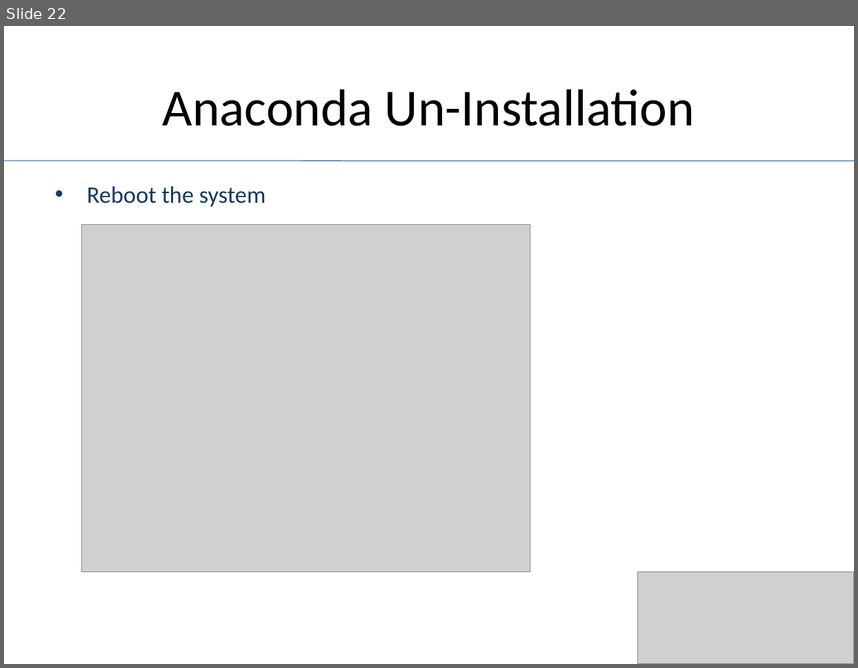
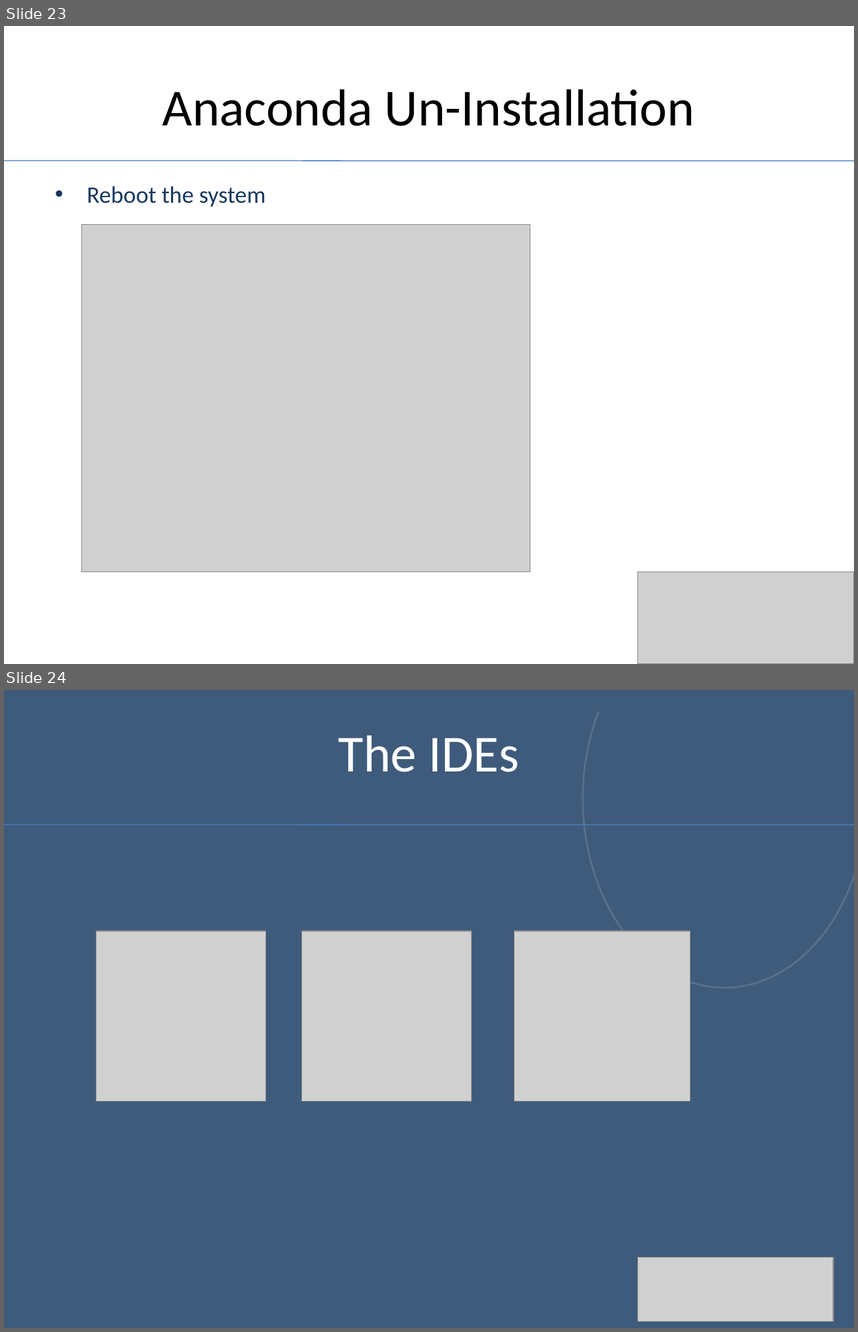
Before and after one commit to aimlearnings/DataScience, a slide deck: Installation.pptx. Shown one above the other, each under a label of ours: slide 22 before the commit, slides 23 and 24 after it. The pictures are 858x668 and 858x1332 pixels, drawn with LibreOffice and Linux fonts; fonts in the diff are those of the drawing; grey boxes stand for pictures; background and template pictures are left out; a plain dark background stands for a picture behind light text. Boxes give left, top, right and bottom in pixels: in the first picture for what was removed or moved away, otherwise in the second. Text is boxed around its words. In the diff, an @@ line names an element or a change of style, - is before the commit and + after.

```diff
--- a/Installation.pptx
+++ b/Installation.pptx
@@ slide 24 added at <box>4,690,854,1328</box>, background picture (left out) @@
@@ rectangle added at <box>4,690,854,1328</box>, fill #4F81BD at 56% opacity @@
@@ arc (boxed as its full ellipse) added at <box>583,690,854,987</box>, outline #FFFFFF 1.5 pt @@
@@ text added at <box>339,735,519,772</box>, 44 pt, text #FFFFFF @@
+The IDEs
@@ line added from (4, 825) to (854, 825), #4B7EBC 0.75 pt @@
@@ picture added at <box>96,931,266,1101</box> @@
@@ picture added at <box>301,931,472,1101</box> @@
@@ picture added at <box>514,931,690,1101</box> @@
@@ picture added at <box>638,1257,833,1321</box> @@
@@ what was slide 22 is now slide 23 @@
```
Also in this commit, not shown: 2 slides changed, 2 other slides added, 5 other files.
